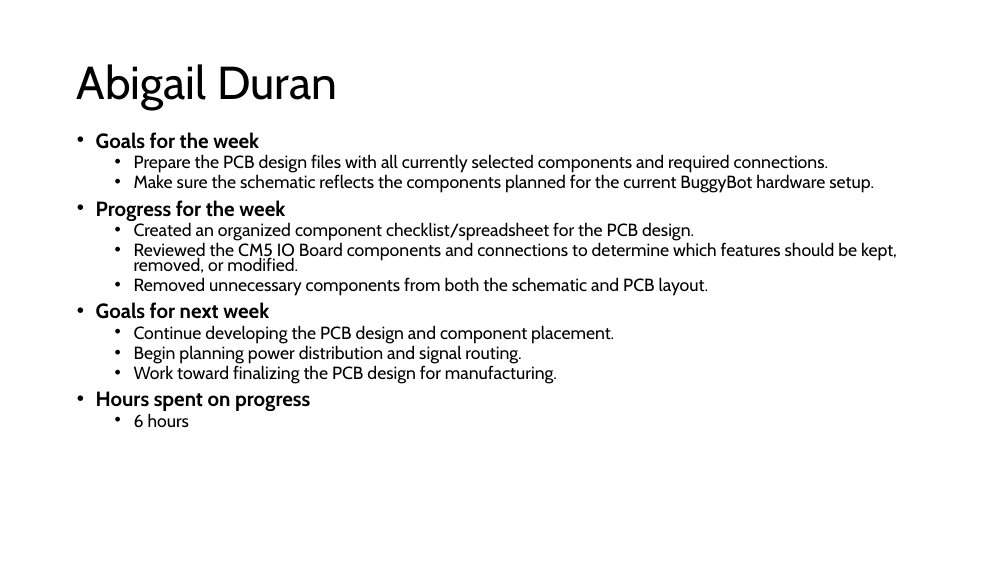
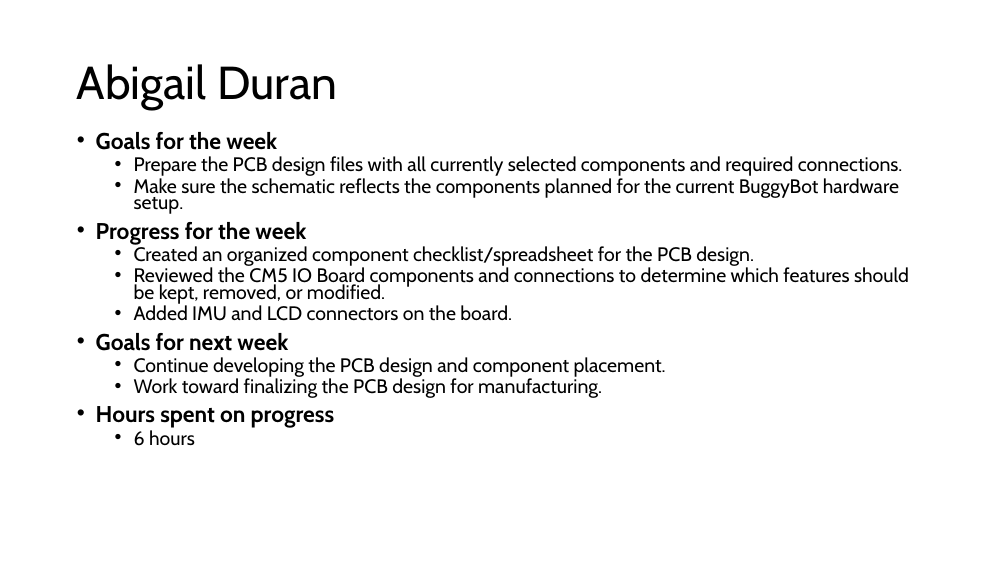
Before and after one commit to EthanWellsSr/BuggyBot, a slide deck: slide 1 of Weekly Reports/slides/4-abigail-duran.pptx. Drawn at 1008x567 pixels with LibreOffice and Linux fonts; fonts in the diff are those of the drawing. Boxes give left, top, right and bottom in pixels: in the first picture for what was removed or moved away, otherwise in the second. Text is boxed around its words. In the diff, an @@ line names an element or a change of style, - is before the commit and + after.

Commit message:
Week 9 Slide Updates

```diff
--- a/Weekly Reports/slides/4-abigail-duran.pptx
+++ b/Weekly Reports/slides/4-abigail-duran.pptx
@@ text at box(96, 132, 909, 446): size 19.6 to 21.7 pt in "Goals for the week", "Progress for the week", "Goals for next week", "Hours spent on progress"; size 16.8 to 18.6 pt in "Prepare the PCB design files with all ...", "Make sure the schematic reflects the components ...", "Created an organized component checklist/spreadsheet for the ...", "Reviewed the CM5 IO Board components and ..." and 3 more places @@
@@ text at box(134, 305, 512, 321): text changed; size 16.8 to 18.6 pt @@
-  • Removed unnecessary components from both the schematic and PCB layout.
+  • Added IMU and LCD connectors on the board.
@@ text at box(134, 345, 521, 364): paragraph removed @@
-  • Begin planning power distribution and signal routing.
```
Also in this commit, not shown: 2 slides added, 3 slides removed.
